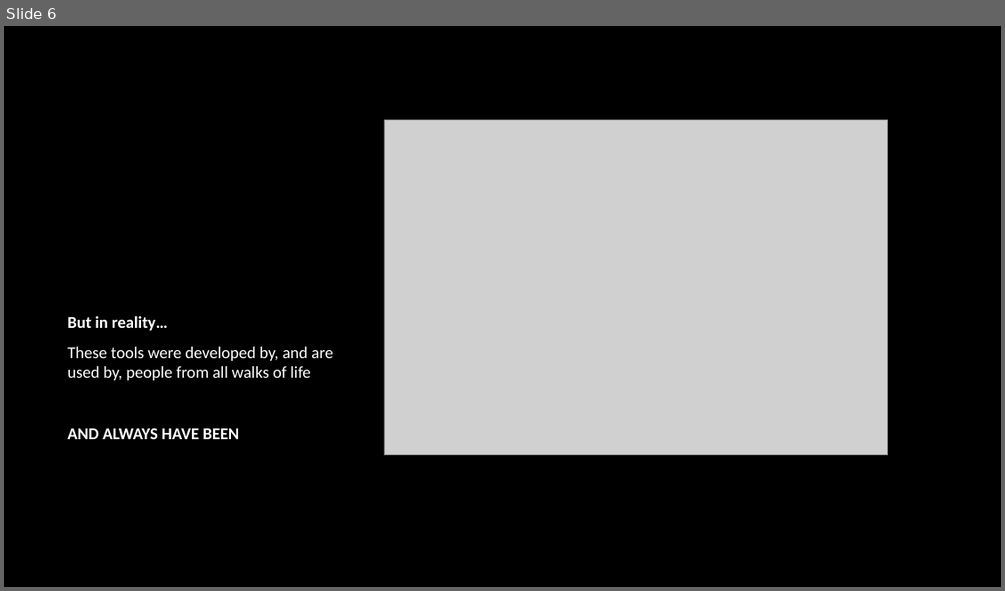
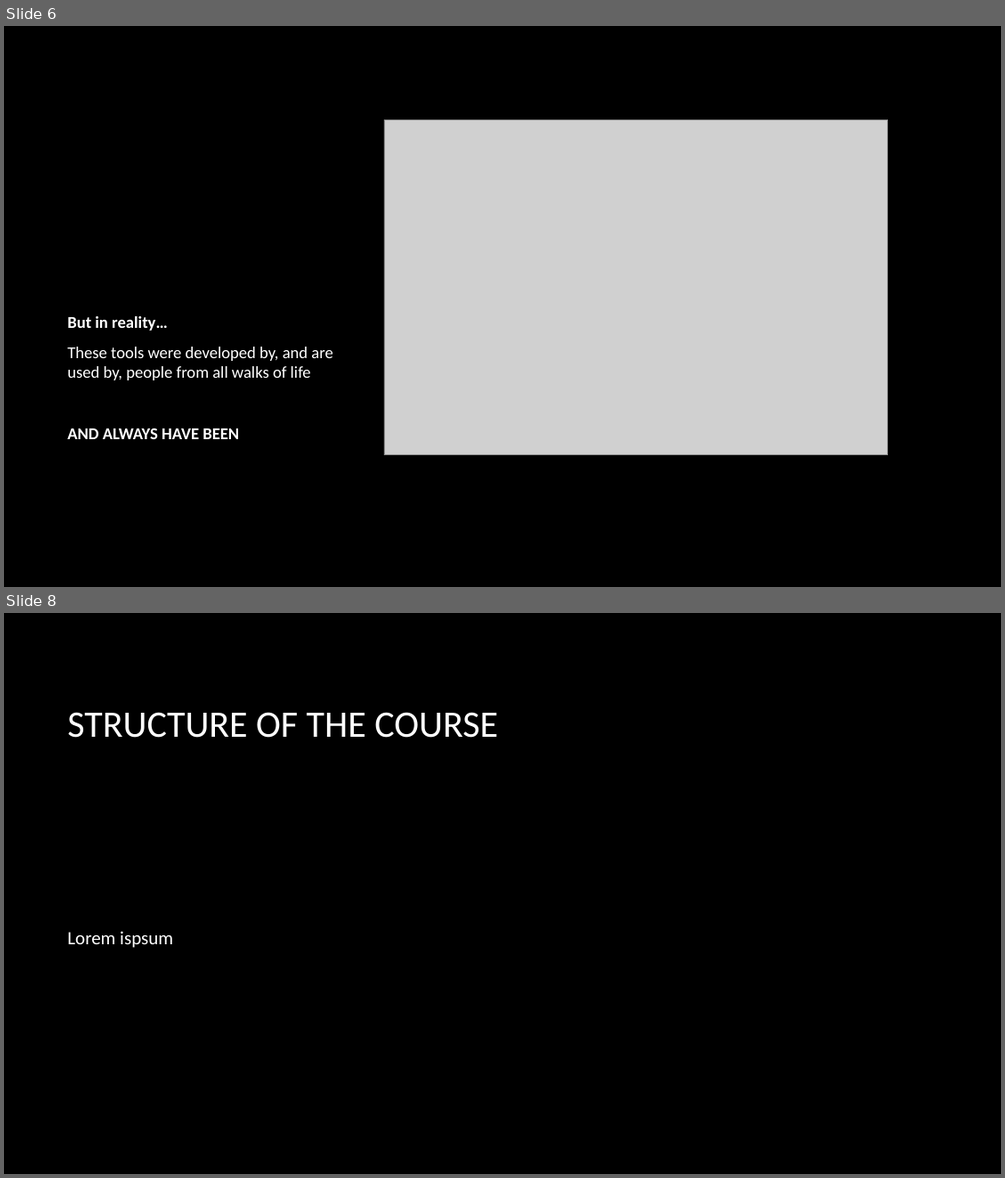
Before and after one commit to spider-z3r0/ULpsych_programing_club, a slide deck: presentations/Day 0/Day0Slides.pptx. Shown one above the other, each under a label of ours: slide 6 before the commit, slides 6 and 8 after it; the slides between them are not shown. The pictures are 1005x591 and 1005x1178 pixels, drawn with LibreOffice and Linux fonts; fonts in the diff are those of the drawing; grey boxes stand for pictures; background and template pictures are left out. Boxes give left, top, right and bottom in pixels: in the first picture for what was removed or moved away, otherwise in the second. Text is boxed around its words. In the diff, an @@ line names an element or a change of style, - is before the commit and + after.

```diff
--- a/presentations/Day 0/Day0Slides.pptx
+++ b/presentations/Day 0/Day0Slides.pptx
@@ slide 8 added at (4, 613, 1001, 1174), background picture (left out) @@
@@ title added at (67, 712, 498, 738), 36 pt, text #FFFFFF @@
+STRUCTURE OF THE COURSE
@@ text added at (67, 931, 173, 948), 18 pt, text #FFFFFF @@
+Lorem ispsum
```
Also in this commit, not shown: 3 slides changed, 1 other slide added, 2 slides removed, 5 other files.
